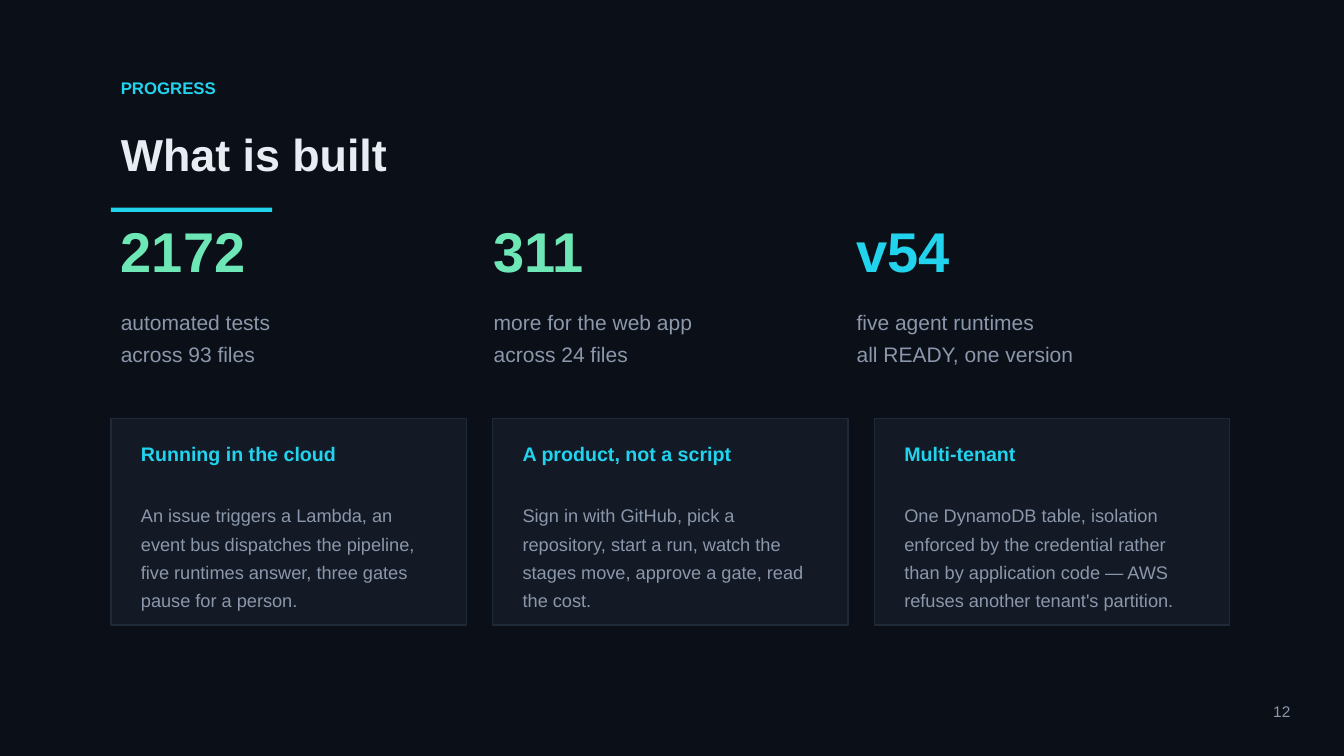
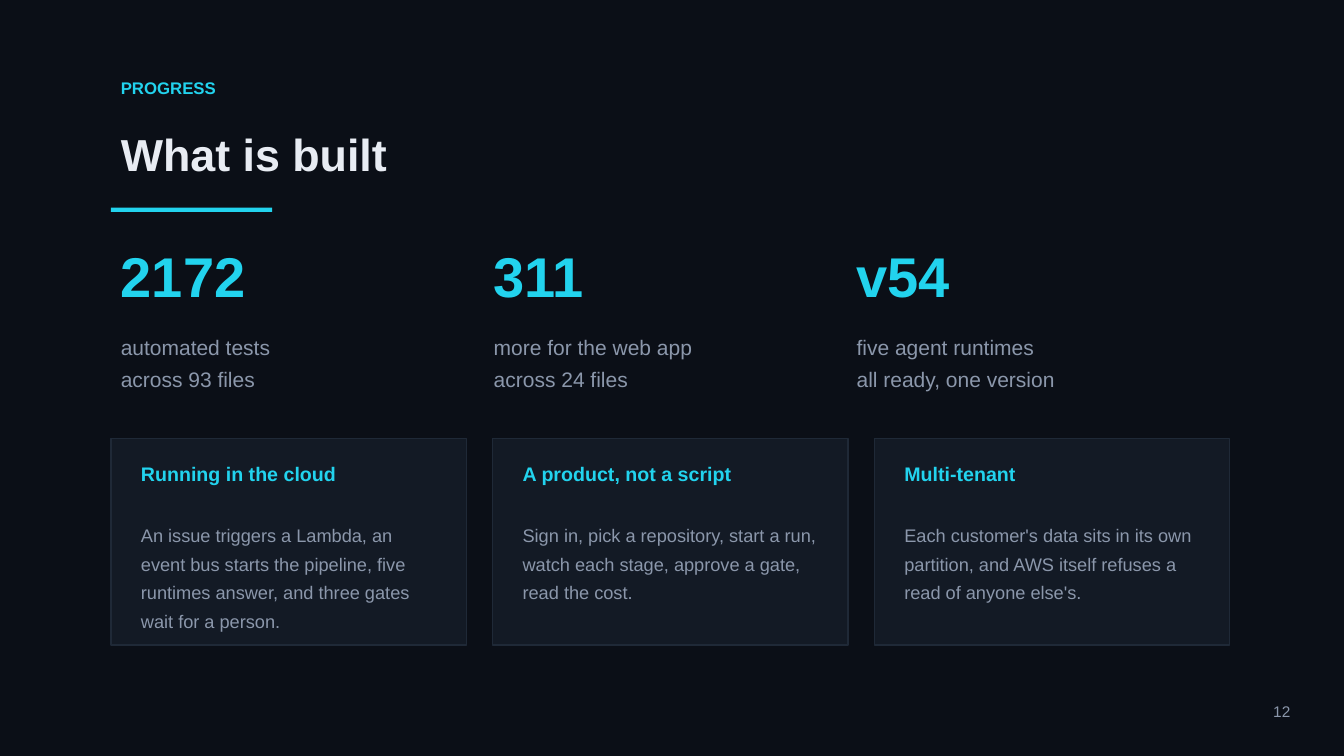
Before and after one commit to mohamedsorour1998/technical-presentations, a slide deck: slide 12 of talks/devops-hackathon-final/pitch/TheAgentOrg-Final.pptx. Drawn at 1344x756 pixels with LibreOffice and Linux fonts; fonts in the diff are those of the drawing. Boxes give left, top, right and bottom in pixels: in the first picture for what was removed or moved away, otherwise in the second. Text is boxed around its words. In the diff, an @@ line names an element or a change of style, - is before the commit and + after.

```diff
--- a/talks/devops-hackathon-final/pitch/TheAgentOrg-Final.pptx
+++ b/talks/devops-hackathon-final/pitch/TheAgentOrg-Final.pptx
@@ text "2172" at (121, 258, 246, 297): text colour #6EE7B7 to #22D3EE @@
@@ text "311" at (494, 258, 584, 298): text colour #6EE7B7 to #22D3EE @@
@@ 6 texts: place and size @@
-6 texts at (121, 233, 1073, 365)
+6 texts at (121, 258, 1055, 391)
@@ text at (857, 372, 1055, 391): text changed @@
-all READY, one version
+all ready, one version
@@ 3 texts, 3 rectangles: place and size @@
-3 texts, 3 rectangles at (111, 418, 1230, 625)
+3 texts, 3 rectangles at (111, 439, 1230, 645)
@@ text at (141, 529, 409, 632): text changed @@
-An issue triggers a Lambda, an event bus dispatches the pipeline, five runtimes answer, three gates pause for a person.
+An issue triggers a Lambda, an event bus starts the pipeline, five runtimes answer, and three gates wait for a person.
@@ text at (523, 529, 816, 599): text changed @@
-Sign in with GitHub, pick a repository, start a run, watch the stages move, approve a gate, read the cost.
+Sign in, pick a repository, start a run, watch each stage, approve a gate, read the cost.
@@ text at (904, 529, 1191, 603): text changed @@
-One DynamoDB table, isolation enforced by the credential rather than by application code — AWS refuses another tenant's partition.
+Each customer's data sits in its own partition, and AWS itself refuses a read of anyone else's.
```
Also in this commit, not shown: 14 other slides changed, 3 other files.
